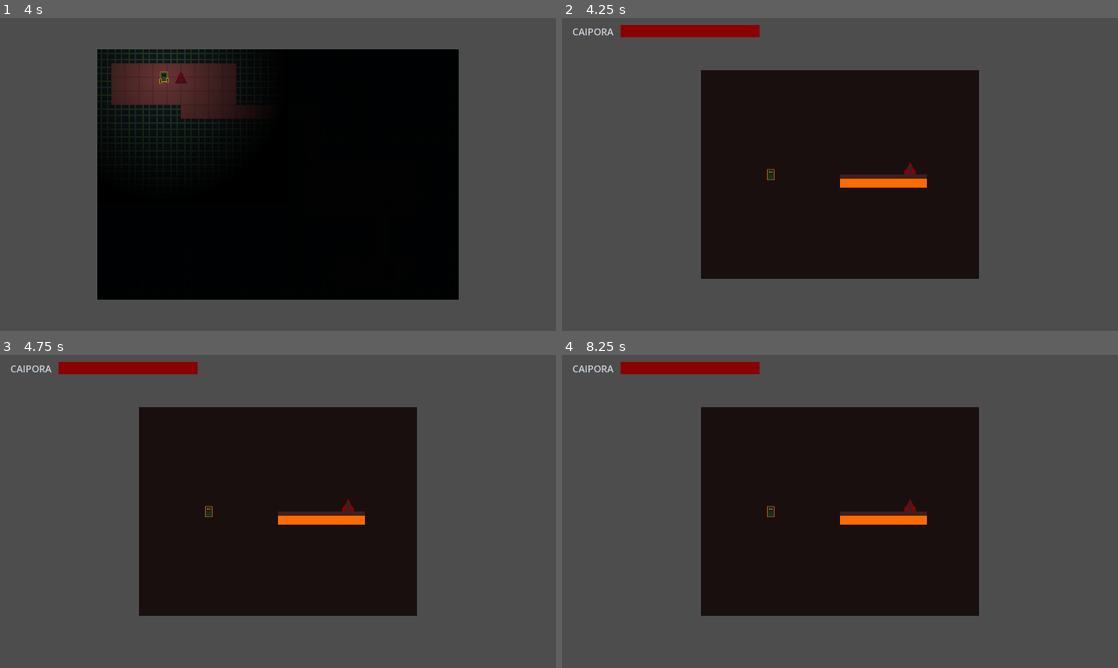
Above: before the commit, frames 1-4 (two rows, left to right).
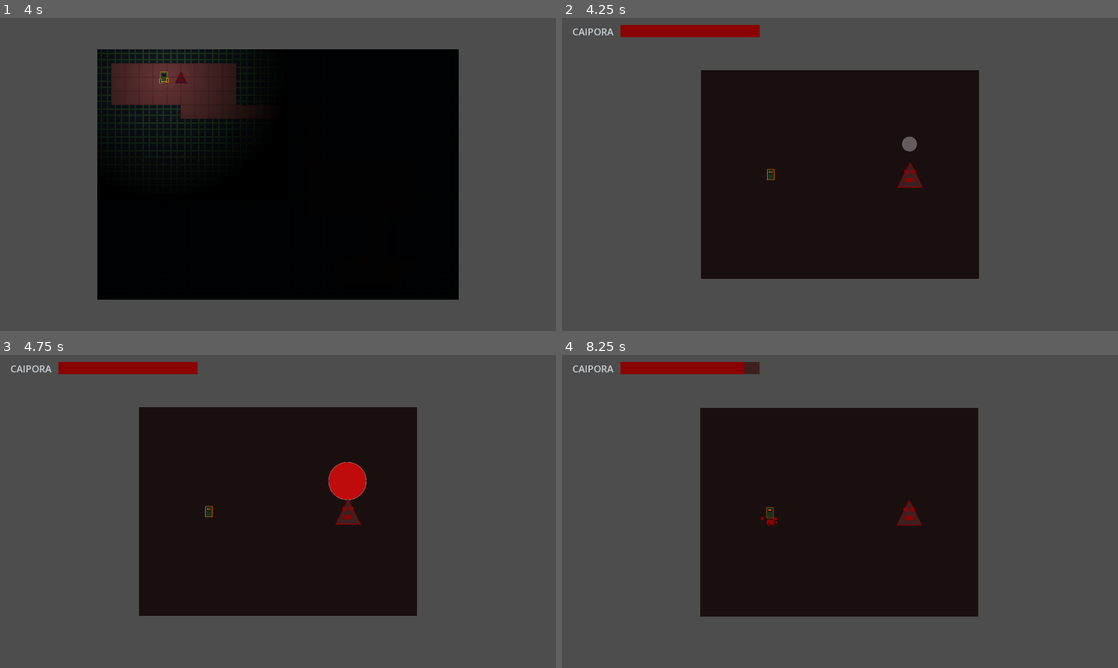
Above: after the commit, the same moments.

Repository: baltazarparra/darkgrid
Game: Godot game, scene res://scenes/ui/main_menu.tscn
Two runs of this game, one before a commit and one after it. Both use one fixed random seed, a clock stepped at 60 frames per second and the inputs below.
Inputs (mouse positions are in pixels of both pictures, inside the frame that each line leads up to):
- Up to frame 1 (4 s): click "Iniciar" at 0.5 s; click "Aprimorar" at 1.25 s; click "Aprimorar" at 2 s; click "Entrar na Floresta" at 2.75 s; tap Enter (ui_accept) at 3.5, 3.77 s; move the mouse to (400, 158) at 3.52 s; hold Right (ui_right) from 3.53 s (still down); hold Shift from 3.53 s (still down); click (400, 158) at 3.67 s
- Up to frame 2 (4.25 s): keep holding Right (ui_right); keep holding Shift
- Up to frame 3 (4.75 s): release Right (ui_right) at 4.25 s; release Shift at 4.25 s; drag from (166, 527) to (250, 574) at 4.27 s
- Up to frame 4 (8.25 s): move the mouse to (895, 442) at 5.02 s; hold Right (ui_right) 5.03-5.75 s; tap Ctrl at 5.1 s; drag from (812, 574) to (673, 464) at 5.77 s; tap Enter (ui_accept) at 6.5, 6.77 s; move the mouse to (1006, 558) at 6.52 s; hold Left (ui_left) 6.53-7.25 s; tap Alt at 6.6 s; drag from (673, 464) to (756, 433) at 7.27 s; move the mouse to (867, 511) at 8.02 s; hold Down (ui_down) from 8.03 s (still down); hold Shift from 8.03 s (still down); click (867, 511) at 8.17 s

Frame 1 is identical in both runs. In frame 2, 0.7% of the frame differs, in the area x 50-66%, y 37-55%; in frame 3, 1.3%, in the area x 50-66%, y 34-55%; in frame 4, 1.2%.

Commit message:
feat(combat): bolha de timing substitui barra — feedback visual próximo ao inimigo
- TimingBubble (Node2D + _draw): nasce branca translúcida, cresce, vira
  vermelha pulsante na janela vulnerável e explode se ignorada
- Janela de ataque reduzida de 1.5s para 0.8s; zona perfeita 65–85%
  (~0.16s de janela vermelha para exigir reflexo)
- burst_success(): flash branco ao acertar; vulnerable_entered para áudio de alerta
- SfxSystem recebe timing_alert_sound (sem áudio padrão, ignorado se nulo)
- Constantes TIMING_WINDOW_ATTACK, TIMING_PERFECT_START/END adicionadas

Co-Authored-By: Claude Sonnet 4.6 <noreply@anthropic.com>

Diff:
--- a/scenes/arena/arena.tscn
+++ b/scenes/arena/arena.tscn
@@ -6,7 +6,7 @@
 [ext_resource type="PackedScene" path="res://scenes/arena/criatura.tscn" id="3_criatura"]
 [ext_resource type="Script" path="res://scripts/systems/timing_system.gd" id="4_timing"]
 [ext_resource type="Script" path="res://scripts/systems/feedback_system.gd" id="5_feedback"]
-[ext_resource type="PackedScene" path="res://scenes/ui/timing_cue.tscn" id="6_timingcue"]
+[ext_resource type="Script" path="res://scripts/ui/timing_bubble.gd" id="6_bubble"]
 [ext_resource type="Script" path="res://scripts/systems/sfx_system.gd" id="7_sfx"]
 [ext_resource type="AudioStream" uid="uid://m85icx2ael8l" path="res://assets/audio/sfx/attack.wav" id="8_attack"]
 [ext_resource type="AudioStream" uid="uid://bf81radkwovtj" path="res://assets/audio/sfx/hit.wav" id="9_hit"]
@@ -43,6 +43,7 @@
 death_sound = ExtResource("12_death")
 ui_click_sound = ExtResource("13_click")
 
-[node name="TimingCue" parent="." instance=ExtResource("6_timingcue")]
+[node name="TimingBubble" type="Node2D" parent="."]
+script = ExtResource("6_bubble")
 
 [node name="Hud" parent="." instance=ExtResource("14_hud")]
--- a/scripts/arena/arena_manager.gd
+++ b/scripts/arena/arena_manager.gd
@@ -9,15 +9,16 @@
 var _caipora: CombatActor
 var _enemy: Criatura
 var _timing_system: TimingSystem
-var _timing_cue: TimingCue
+var _timing_bubble: Node2D
 var _feedback: FeedbackSystem
 var _sfx: SfxSystem
 
 func _ready() -> void:
 	_timing_system = $TimingSystem
-	_timing_cue = $TimingCue
+	_timing_bubble = $TimingBubble
 	_feedback = $FeedbackSystem
 	_sfx = $SfxSystem
+	_timing_bubble.vulnerable_entered.connect(_on_bubble_vulnerable)
 
 	_spawn_caipora()
 	_spawn_enemy()
@@ -68,13 +69,27 @@
 		return
 	_sfx.play(_sfx.attack_sound)
 	_timing_system.timing_result.connect(_on_attack_timing_result)
-	_timing_cue.show_cue(1.5)
-	_timing_system.open_window(1.5, 0.35, 0.65)
+	_timing_bubble.show_bubble(
+		_enemy.position + Vector2(0, -70),
+		Constants.TIMING_WINDOW_ATTACK,
+		Constants.TIMING_PERFECT_START,
+		Constants.TIMING_PERFECT_END
+	)
+	_timing_system.open_window(
+		Constants.TIMING_WINDOW_ATTACK,
+		Constants.TIMING_PERFECT_START,
+		Constants.TIMING_PERFECT_END
+	)
 
 func _on_attack_timing_result(result: TimingSystem.TimingResult) -> void:
 	_timing_system.timing_result.disconnect(_on_attack_timing_result)
 
 	var is_critical := result == TimingSystem.TimingResult.PERFECT
+	if is_critical:
+		_timing_bubble.burst_success()
+	else:
+		_timing_bubble.hide_bubble()
+
 	var damage := _caipora.execute_attack(is_critical)
 	_enemy.take_damage(damage)
 	if is_critical:
@@ -107,13 +122,19 @@
 	if _timing_system.timing_result.is_connected(_on_defense_timing_result):
 		_timing_system.timing_result.disconnect(_on_defense_timing_result)
 	_timing_system.timing_result.connect(_on_defense_timing_result)
-	_timing_cue.show_cue(window)
-	_timing_system.open_window(window, 0.4, 0.6)
+	_timing_bubble.show_bubble(
+		_enemy.position + Vector2(0, -70),
+		window,
+		Constants.TIMING_PERFECT_START,
+		Constants.TIMING_PERFECT_END
+	)
+	_timing_system.open_window(window, Constants.TIMING_PERFECT_START, Constants.TIMING_PERFECT_END)
 
 func _on_defense_timing_result(result: TimingSystem.TimingResult) -> void:
 	_timing_system.timing_result.disconnect(_on_defense_timing_result)
 
 	if result == TimingSystem.TimingResult.PERFECT:
+		_timing_bubble.burst_success()
 		_caipora.dodge_performed.emit()
 		_sfx.play(_sfx.dodge_sound)
 		_sfx.play(_sfx.timing_perfect_sound, -4.0)
@@ -123,6 +144,7 @@
 		_feedback.spawn_critical_particles(_enemy.position)
 		_feedback.trigger_hit_stop(4)
 	else:
+		_timing_bubble.hide_bubble()
 		var damage := _enemy.execute_attack(false)
 		_caipora.take_damage(damage)
 		_sfx.play(_sfx.hit_sound)
@@ -133,6 +155,10 @@
 func _on_enemy_pattern_finished() -> void:
 	if _both_alive():
 		_start_caipora_turn()
+
+# ─── Bolha ─────────────────────────────────────────
+func _on_bubble_vulnerable() -> void:
+	_sfx.play(_sfx.timing_alert_sound)
 
 # ─── Morte ─────────────────────────────────────────
 func _on_actor_died(actor: CombatActor) -> void:
--- a/scripts/systems/sfx_system.gd
+++ b/scripts/systems/sfx_system.gd
@@ -8,6 +8,7 @@
 @export var hit_sound: AudioStream
 @export var dodge_sound: AudioStream
 @export var timing_perfect_sound: AudioStream
+@export var timing_alert_sound: AudioStream
 @export var death_sound: AudioStream
 @export var ui_click_sound: AudioStream
 
--- /dev/null
+++ b/scripts/ui/timing_bubble.gd
@@ -0,0 +1,107 @@
+class_name TimingBubble
+extends Node2D
+
+# ─── Signals ───────────────────────────────────────
+signal vulnerable_entered
+
+# ─── Constants ─────────────────────────────────────
+const RADIUS_MIN: float = 4.0
+const RADIUS_MAX: float = 40.0
+
+const PHASE_GROW: int = 0
+const PHASE_VULNERABLE: int = 1
+const PHASE_EXPLODE: int = 2
+const PHASE_IDLE: int = 3
+
+# ─── State ─────────────────────────────────────────
+var _duration: float = 0.8
+var _perfect_start: float = 0.65
+var _perfect_end: float = 0.85
+var _elapsed: float = 0.0
+var _phase: int = PHASE_IDLE
+var _radius: float = RADIUS_MIN
+var _color: Color = Color(1, 1, 1, 0.2)
+var _burst_timer: float = -1.0
+
+# ─── Lifecycle (_ready, _process, etc.) ────────────
+func _ready() -> void:
+	visible = false
+
+func _process(delta: float) -> void:
+	if _burst_timer >= 0.0:
+		_burst_timer -= delta
+		_color = Color(1, 1, 1, lerpf(0.9, 0.0, 1.0 - maxf(0.0, _burst_timer / 0.12)))
+		_radius = lerpf(RADIUS_MAX * 0.8, RADIUS_MAX * 1.6, 1.0 - maxf(0.0, _burst_timer / 0.12))
+		queue_redraw()
+		if _burst_timer <= 0.0:
+			_phase = PHASE_IDLE
+			visible = false
+		return
+
+	if _phase == PHASE_IDLE:
+		return
+
+	_elapsed += delta
+	var progress: float = clampf(_elapsed / _duration, 0.0, 1.0)
+
+	match _phase:
+		PHASE_GROW:
+			if progress >= _perfect_start:
+				_phase = PHASE_VULNERABLE
+				vulnerable_entered.emit()
+			else:
+				var t: float = progress / _perfect_start
+				_radius = lerpf(RADIUS_MIN, RADIUS_MAX, t)
+				_color = Color(1.0, 1.0, 1.0, lerpf(0.2, 0.55, t))
+
+		PHASE_VULNERABLE:
+			if progress >= _perfect_end:
+				_phase = PHASE_EXPLODE
+			else:
+				var t: float = (progress - _perfect_start) / (_perfect_end - _perfect_start)
+				var pulse: float = sin(t * TAU * 4.0) * 0.15
+				_radius = RADIUS_MAX * (1.1 + pulse * 0.1)
+				_color = Color(1.0, 0.05 + pulse * 0.1, 0.05 + pulse * 0.1, 0.85 + pulse)
+
+		PHASE_EXPLODE:
+			var t: float = (progress - _perfect_end) / (1.0 - _perfect_end)
+			_radius = RADIUS_MAX * lerpf(1.1, 3.2, t)
+			_color = Color(lerpf(0.5, 0.1, t), 0.0, 0.0, lerpf(0.7, 0.0, t))
+			if t >= 1.0:
+				_phase = PHASE_IDLE
+				visible = false
+
+	queue_redraw()
+
+func _draw() -> void:
+	if _phase == PHASE_IDLE and _burst_timer < 0.0:
+		return
+	draw_circle(Vector2.ZERO, _radius, _color)
+	draw_arc(Vector2.ZERO, _radius, 0.0, TAU, 32, Color(1.0, 1.0, 1.0, _color.a * 0.4), 1.5)
+
+# ─── Public API ────────────────────────────────────
+func show_bubble(world_pos: Vector2, duration: float, perfect_start: float, perfect_end: float) -> void:
+	_duration = duration
+	_perfect_start = perfect_start
+	_perfect_end = perfect_end
+	_elapsed = 0.0
+	_phase = PHASE_GROW
+	_burst_timer = -1.0
+	_radius = RADIUS_MIN
+	_color = Color(1, 1, 1, 0.2)
+	position = world_pos
+	visible = true
+	queue_redraw()
+
+func hide_bubble() -> void:
+	_phase = PHASE_IDLE
+	_burst_timer = -1.0
+	visible = false
+
+func burst_success() -> void:
+	_phase = PHASE_IDLE
+	_burst_timer = 0.12
+	_color = Color(1, 1, 1, 0.9)
+	_radius = RADIUS_MAX * 0.8
+	visible = true
+	queue_redraw()
--- a/scripts/utils/constants.gd
+++ b/scripts/utils/constants.gd
@@ -11,6 +11,9 @@
 const TIMING_PERFECT_FRAMES := 3
 const ATTACK_COOLDOWN_SECONDS := 1.5
 const DODGE_COOLDOWN_SECONDS := 0.5
+const TIMING_WINDOW_ATTACK := 0.8
+const TIMING_PERFECT_START := 0.65
+const TIMING_PERFECT_END := 0.85
 
 # ─── Damage ────────────────────────────────────────
 const DAMAGE_BASE := 10
Not shown, added: scripts/ui/timing_bubble.gd.uid
